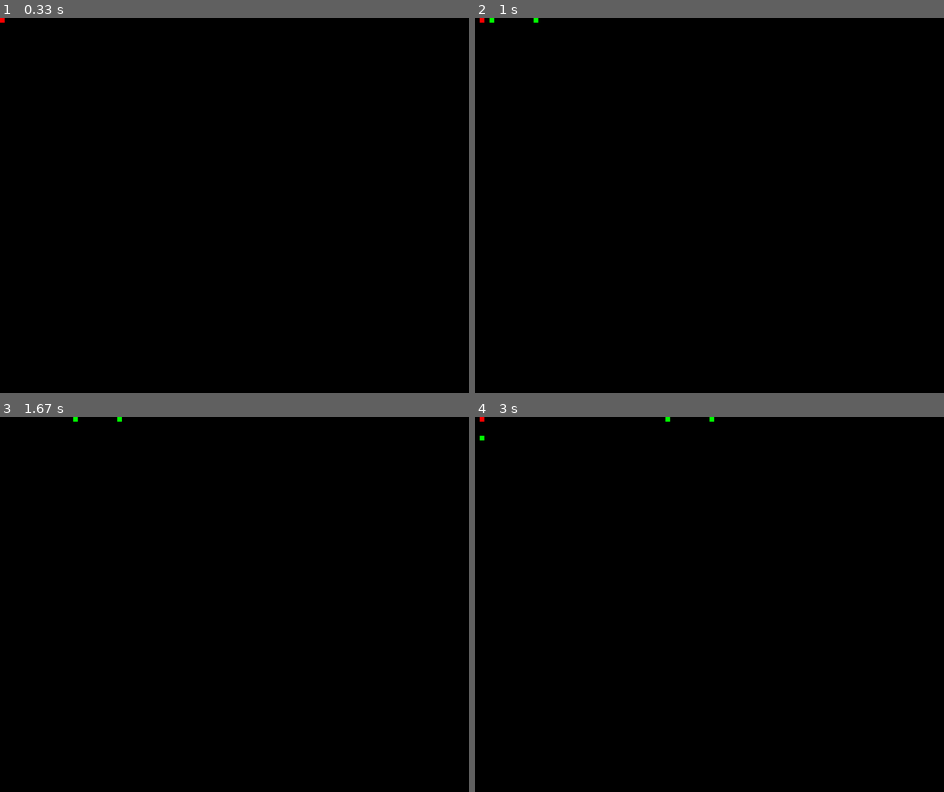
Above: before the commit, frames 1-4 (two rows, left to right).
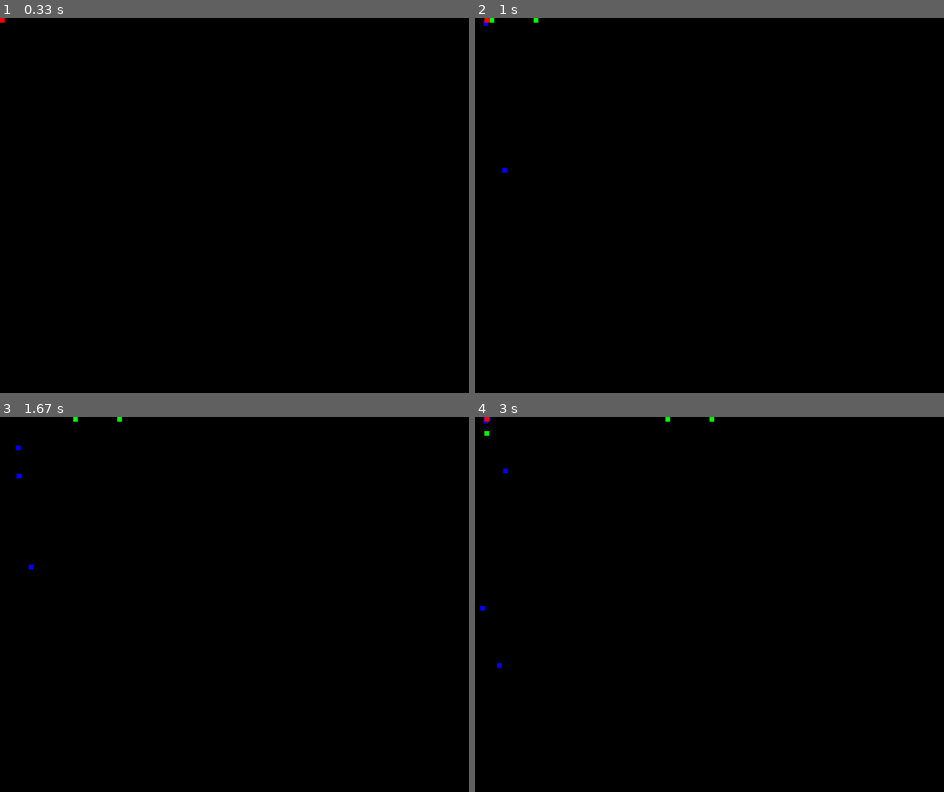
Above: after the commit, the same moments.

Repository: DominantaDev/battlepygame
Game: pygame game, started from main.py
Two runs of this game, one before a commit and one after it. Both use one fixed random seed, a clock stepped at 60 frames per second and the inputs below.
Inputs:
- Up to frame 1 (0.33 s): no input
- Up to frame 2 (1 s): hold Space 0.33-0.8 s; hold Right 0.33-0.8 s; hold Right from 0.83 s (still down); hold D from 0.83 s (still down); tap Space at 0.9 s
- Up to frame 3 (1.67 s): tap Space at 1.2, 1.4 s; release Right at 1.3 s; release D at 1.3 s; hold Up 1.33-1.63 s; hold W 1.33-1.63 s
- Up to frame 4 (3 s): hold Right 1.67-2.13 s; hold D 1.67-2.13 s; tap Space at 1.73, 2.03, 2.23, 2.53, 2.8 s; hold Left 2.17-2.7 s; hold A 2.17-2.7 s; hold Down from 2.73 s (still down); hold S from 2.73 s (still down)

Frame 1 is identical in both runs. In frame 2, less than 0.1% of the frame differs, in the area x 1-7%, y 0-42%; in frame 3, less than 0.1%; in frame 4, 0.1%, in the area x 1-7%, y 0-67%.

Commit message:
obnovil jestko logiku, dobavil main class i klass vectora samopisniy.  dvijenie vragov ispravil

Diff:
--- a/enemy.py
+++ b/enemy.py
@@ -1,16 +1,6 @@
-class Enemy:
-    ID = 0
-    ALL = []
+from vector2 import Vector2
+from entity import Entity
 
-    id = 0
-    x, y = 0, 0
-    speed = 0
-
-    def __init__(self, x, y, speed):
-        self.x = x
-        self.y = y
-        self.speed = speed
-        self.id = Enemy.ID
-
-        Enemy.ID += 1
-        Enemy.ALL.append(self)
+class Enemy(Entity):
+    def __init__(self, pos: Vector2, speed):
+        super().__init__(pos, speed)
--- a/entity.py
+++ b/entity.py
@@ -1,17 +1,10 @@
-class Entity:
-    ALL = []
+from vector2 import Vector2
+from object import Object
 
-    x = 0
-    y = 0
-    id = 0
+class Entity(Object):
+    speed: int
 
-    ID = 0
+    def __init__(self, pos, speed):
+        super().__init__(pos)
 
-    def __init__(self, x, y):
-        self.id = Entity.ID
-        self.x = x
-        self.y = y
-
-        Entity.ID += 1
-
-        Entity.ALL.append(self)
+        self.speed = speed
--- a/main.py
+++ b/main.py
@@ -1,10 +1,12 @@
 # Импорты
 import pygame
 import random
+import math
 
 from entity import Entity
 from projectile import Projectile
 from enemy import Enemy
+from vector2 import Vector2
 
 # Значения
 WIDTH = 1000
@@ -23,7 +25,7 @@
 pygame.display.set_caption('ZMEYAAAA')
 clock = pygame.time.Clock()
 
-Player = Entity(0, 0)
+Player = Entity(Vector2(0, 0), 2)
 
 # Основной цикл
 run = True
@@ -35,42 +37,41 @@
         if event.type == pygame.KEYDOWN:
             # Ходьба
             if event.key == pygame.K_a:
-                Player.x -= 1
+                Player.pos += Vector2(-1, 0) * Player.speed
             elif event.key == pygame.K_d:
-                Player.x += 1
+                Player.pos += Vector2(1, 0) * Player.speed
             elif event.key == pygame.K_w:
-                Player.y -= 1
+                Player.pos += Vector2(0, -1) * Player.speed
             elif event.key == pygame.K_s:
-                Player.y += 1
+                Player.pos += Vector2(0, 1) * Player.speed
 
             if event.key == pygame.K_SPACE:
-                Enemy(random.randint(0, WIDTH), random.randint(0, HEIGHT), 1/8)
+                Enemy(Vector2(random.randint(0, WIDTH)/CEIL, random.randint(0, HEIGHT))/CEIL, 1)
 
             # Стрельба
             if event.key == pygame.K_LEFT:
-                Projectile(Player.x, Player.y, (-1, 0), 1/16)
+                Projectile(Player.pos, Vector2(-1, 0), 1/16)
             elif event.key == pygame.K_RIGHT:
-                Projectile(Player.x, Player.y, (1, 0), 1/16)
+                Projectile(Player.pos, Vector2(1, 0), 1/16)
             elif event.key == pygame.K_UP:
-                Projectile(Player.x, Player.y, (0, -1), 1/16)
+                Projectile(Player.pos, Vector2(0, -1), 1/16)
             elif event.key == pygame.K_DOWN:
-                Projectile(Player.x, Player.y, (0, 1), 1/16)
+                Projectile(Player.pos, Vector2(0, 1), 1/16)
 
     for enm in Enemy.ALL:
-        enm.x += (Player.x - enm.x)/enm.x * enm.speed
-        enm.y += (Player.y - enm.y)/enm.y * enm.speed
+        enm_player = Vector2(Player.pos.x - enm.pos.x, Player.pos.y - enm.pos.y)
+        enm.pos += enm_player.norm() * enm.speed
 
-        pygame.draw.rect(screen, C_BLUE, (enm.x*CEIL, enm.y*CEIL, CEIL, CEIL))
-        print(f"ID: {enm.id}, x: {enm.x}, y: {enm.y}")
+        pygame.draw.rect(screen, C_BLUE, (enm.pos.x*CEIL, enm.pos.y*CEIL, CEIL, CEIL))
+        print(f"ID: {enm.id}, x: {enm.pos.x}, y: {enm.pos.y}")
 
     for pr in Projectile.ALL:
-        pr.x += pr.impulse[0] * CEIL * pr.speed
-        pr.y += pr.impulse[1] * CEIL * pr.speed
+        pr.pos += pr.impulse * CEIL * pr.speed
 
-        pygame.draw.rect(screen, C_GREEN, (pr.x*CEIL, pr.y*CEIL, CEIL, CEIL))
+        pygame.draw.rect(screen, C_GREEN, (pr.pos.x*CEIL, pr.pos.y*CEIL, CEIL, CEIL))
         # print(f"ID: {pr.id}, x: {pr.x}, y: {pr.y}")
 
-    pygame.draw.rect(screen, C_RED, (Player.x*CEIL, Player.y*CEIL, CEIL, CEIL))
+    pygame.draw.rect(screen, C_RED, (Player.pos.x*CEIL, Player.pos.y*CEIL, CEIL, CEIL))
     pygame.display.update()
     clock.tick(FPS)
     screen.fill(C_BLACK)
--- /dev/null
+++ b/object.py
@@ -0,0 +1,27 @@
+from vector2 import Vector2
+
+class Object:
+    id_g: int
+    id: int
+    pos: Vector2
+
+    ID: int = 0
+    ALL = []
+
+    def __init__(self, pos: Vector2):
+        cls = type(self)
+
+        self.id = cls.ID
+        self.id_g = Object.ID
+        self.pos = pos
+
+        cls.ID += 1
+        cls.ALL.append(self)
+
+        Object.ID += 1
+        Object.ALL.append(self)
+
+    def __init_subclass__(cls):
+        super().__init_subclass__()
+        cls.ID = 0
+        cls.ALL = []
--- a/projectile.py
+++ b/projectile.py
@@ -1,19 +1,10 @@
-class Projectile:
-    ALL = []
+from vector2 import Vector2
+from entity import Entity
 
-    x, y = 0, 0
-    id = 0
-    speed = 0
+class Projectile(Entity):
     impulse = (0, 0)
 
-    ID = 0
+    def __init__(self, pos: Vector2, impulse: Vector2, speed):
+        super().__init__(pos, speed)
 
-    def __init__(self, x, y, impulse, speed):
-        self.x, self.y = x, y
         self.impulse = impulse
-        self.id = Projectile.ID
-        self.speed = speed
-
-        Projectile.ID += 1
-
-        Projectile.ALL.append(self)
--- /dev/null
+++ b/vector2.py
@@ -0,0 +1,37 @@
+import math
+
+class Vector2:
+    x: float = 0
+    y: float = 0
+
+    len = 0
+
+    def __init__(self, x: float, y: float):
+        self.x = x
+        self.y = y
+
+        self.len = math.sqrt(self.x**2 + self.y**2)
+
+    def norm(self):
+        if (self.len == 0) or (abs(self.len) == 1):
+            return self
+        else:
+            return Vector2(self.x / self.len, self.y / self.len)
+
+    def __add__(self, vec):
+        return Vector2(self.x + vec.x, self.y + vec.y)
+
+    def __sub__(self, vec):
+                return Vector2(self.x - vec.x, self.y - vec.y)
+
+    def __mul__(self, scalar: float):
+        return Vector2(self.x * scalar, self.y * scalar)
+
+    def __rmul__ (self, scalar: float):
+            return self*scalar
+
+    def __truediv__(self, scalar: float):
+        return Vector2(self.x / scalar, self.y / scalar)
+
+    def __floordiv__(self, scalar: float):
+        return Vector2(self.x // scalar, self.y // scalar)
